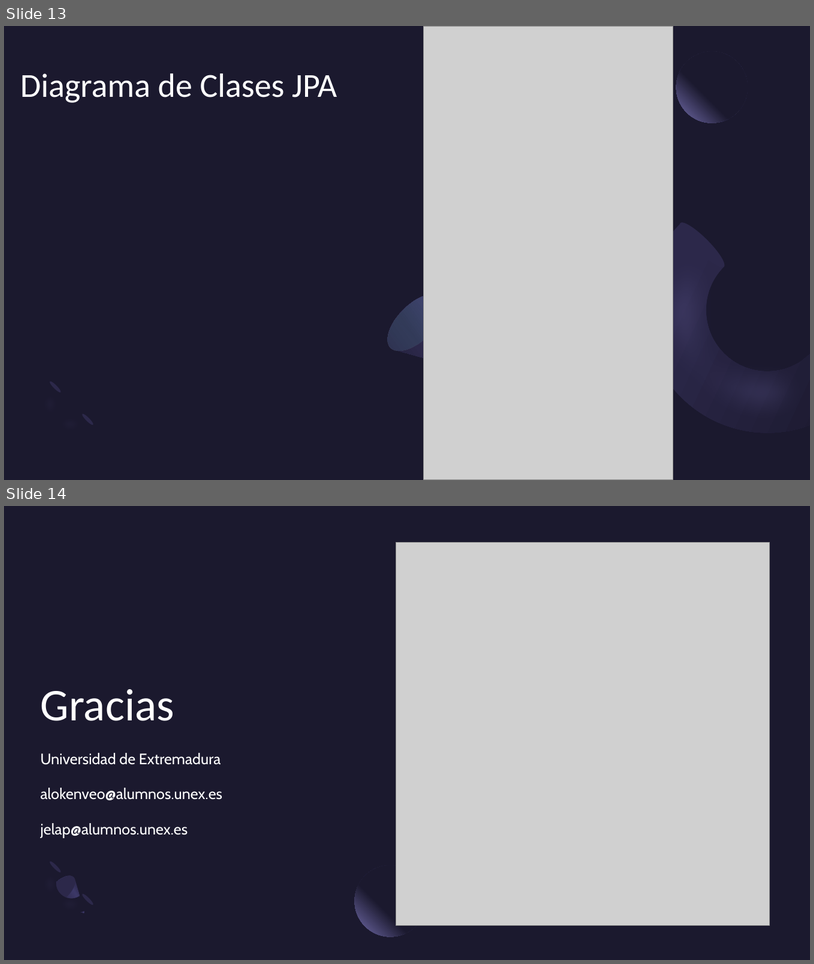
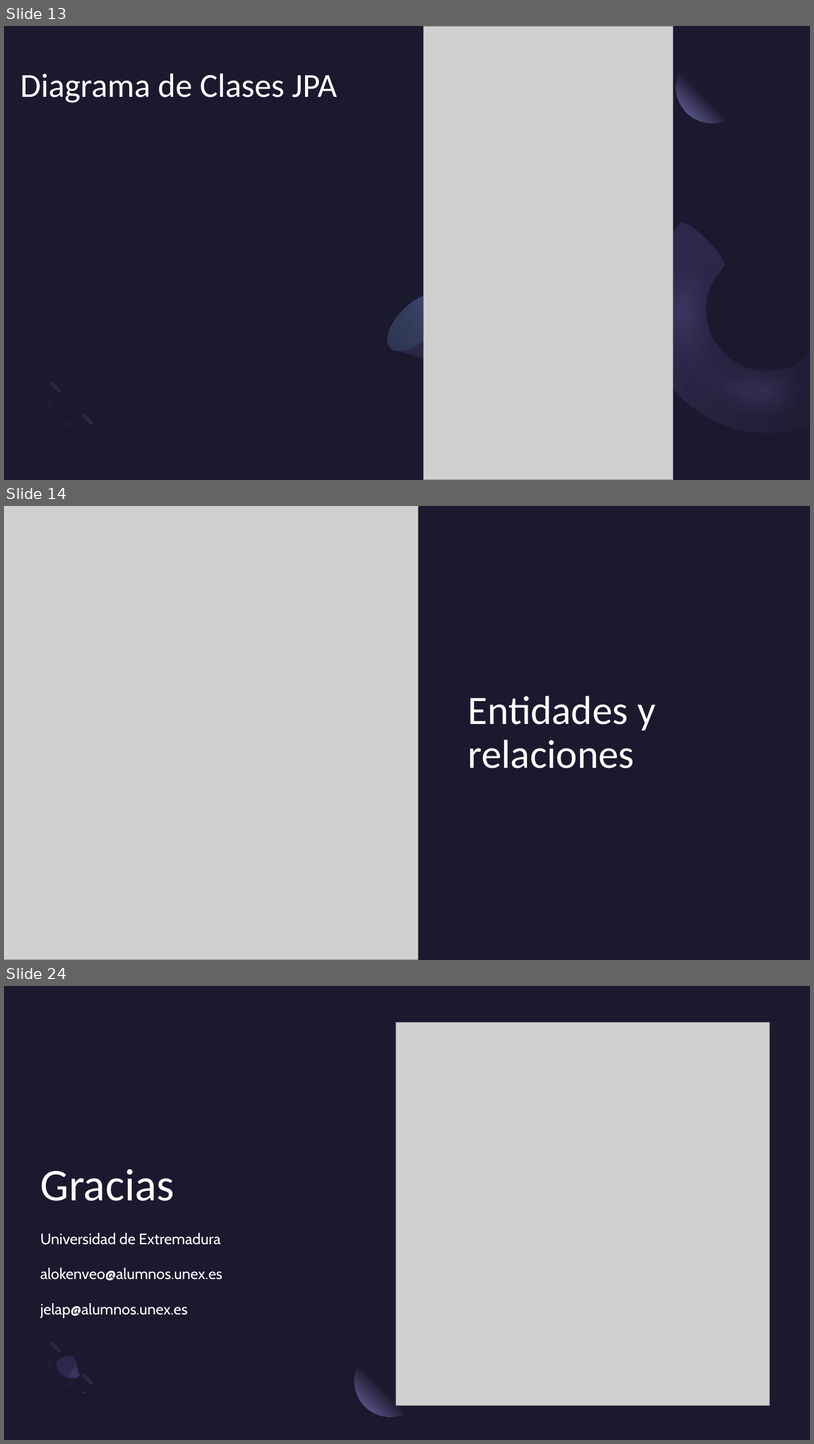
Before and after one commit to Jloen1999/ChallengeApp, a slide deck: Presentación ChallengeApp.pptx. Shown one above the other, each under a label of ours: slides 13 and 14 before the commit, slides 13, 14 and 24 after it; the slides between them are not shown. The pictures are 814x964 and 814x1444 pixels, drawn with LibreOffice and Linux fonts; fonts in the diff are those of the drawing; grey boxes stand for pictures. Boxes give left, top, right and bottom in pixels: in the first picture for what was removed or moved away, otherwise in the second. Text is boxed around its words. In the diff, an @@ line names an element or a change of style, - is before the commit and + after.

```diff
--- a/Presentación ChallengeApp.pptx
+++ b/Presentación ChallengeApp.pptx
@@ slide 14 added at (x1=4, y1=506, x2=810, y2=960), background #1B192E @@
@@ picture added at (x1=4, y1=506, x2=419, y2=960) @@
@@ title added at (x1=468, y1=696, x2=656, y2=768), 48 pt, text #FFFFFF @@
+Entidades y relaciones
@@ what was slide 14 is now slide 24 @@
```
Also in this commit, not shown: 9 other slides added, 2 other files.
